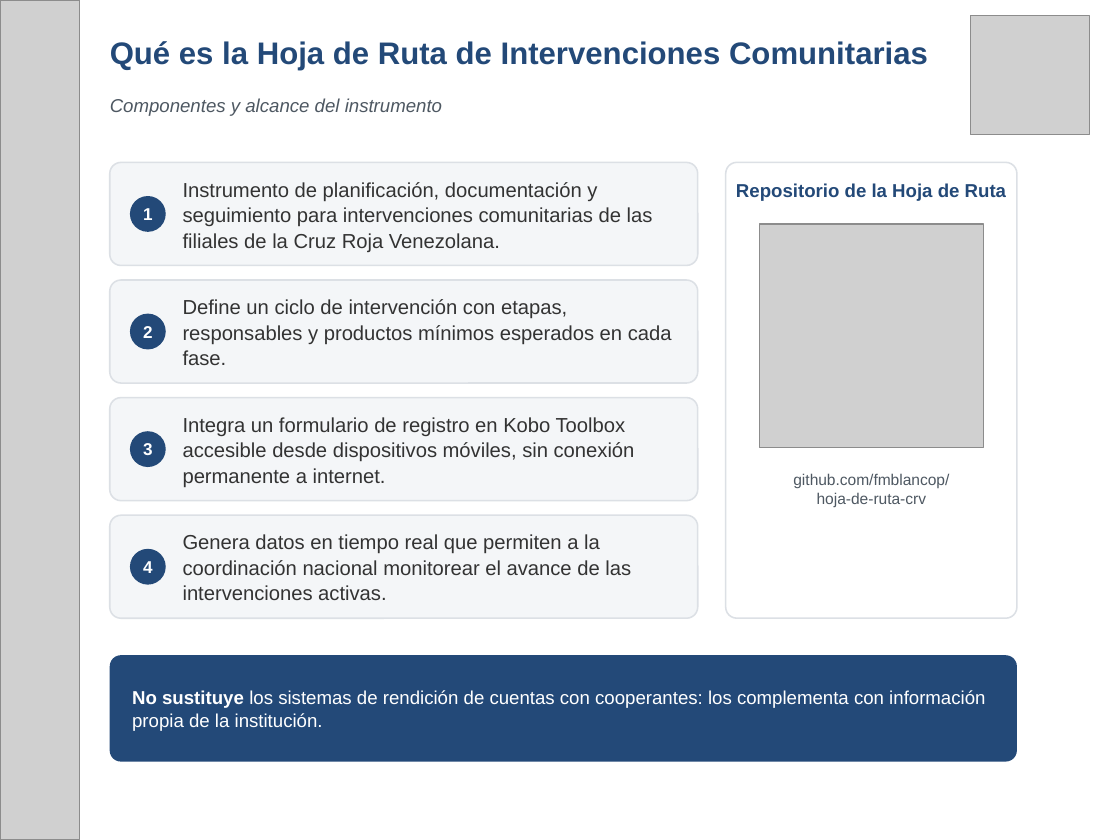
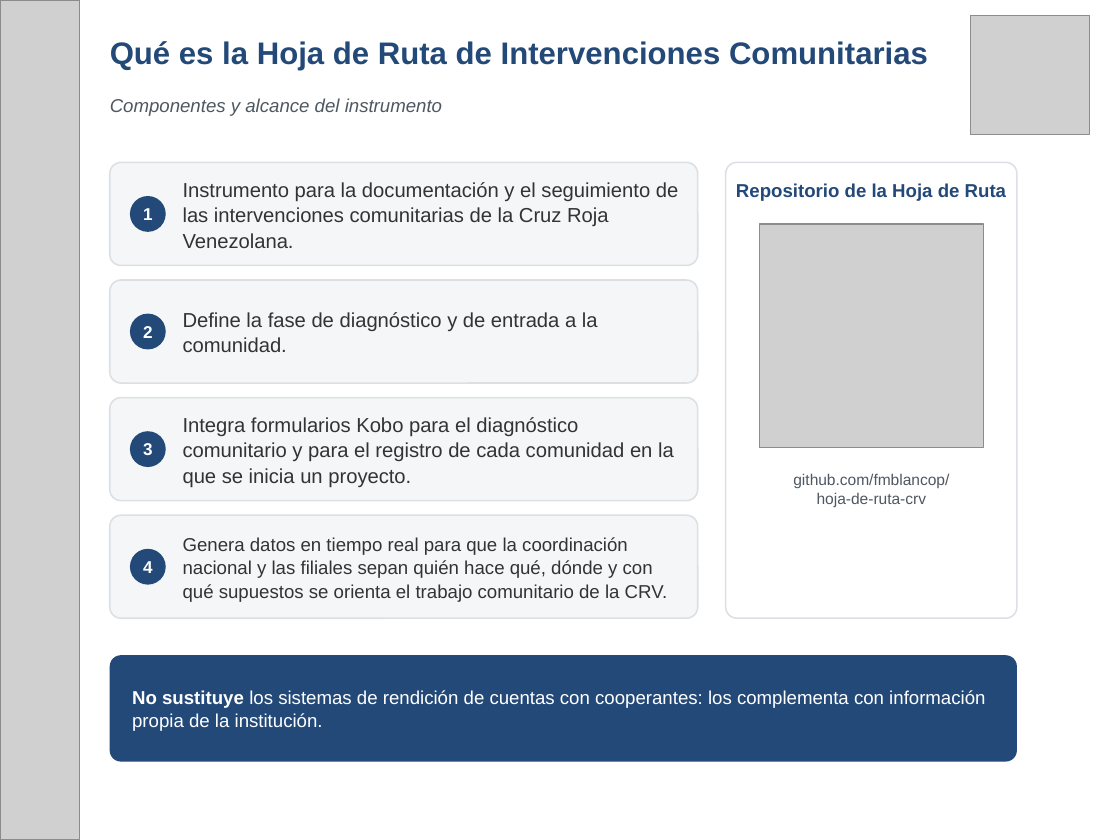
Before and after one commit to fmblancop/Hoja-de-Ruta-CRV, a slide deck: slide 4 of Hoja_de_Ruta_CRV_presentacion.pptx. Drawn at 1120x840 pixels with LibreOffice and Linux fonts; fonts in the diff are those of the drawing; grey boxes stand for pictures. Boxes give left, top, right and bottom in pixels: in the first picture for what was removed or moved away, otherwise in the second. Text is boxed around its words. In the diff, an @@ line names an element or a change of style, - is before the commit and + after.

```diff
--- a/Hoja_de_Ruta_CRV_presentacion.pptx
+++ b/Hoja_de_Ruta_CRV_presentacion.pptx
@@ text at (x1=183, y1=182, x2=679, y2=248): text changed @@
-Instrumento de planificación, documentación y seguimiento para intervenciones comunitarias de las filiales de la Cruz Roja Venezolana.
+Instrumento para la documentación y el seguimiento de las intervenciones comunitarias de la Cruz Roja Venezolana.
@@ text at (x1=183, y1=312, x2=598, y2=352): text changed @@
-Define un ciclo de intervención con etapas, responsables y productos mínimos esperados en cada fase.
+Define la fase de diagnóstico y de entrada a la comunidad.
@@ text at (x1=183, y1=417, x2=674, y2=488): text changed @@
-Integra un formulario de registro en Kobo Toolbox accesible desde dispositivos móviles, sin conexión permanente a internet.
+Integra formularios Kobo para el diagnóstico comunitario y para el registro de cada comunidad en la que se inicia un proyecto.
@@ text at (x1=183, y1=537, x2=667, y2=602): text changed; size 13 to 12 pt @@
-Genera datos en tiempo real que permiten a la coordinación nacional monitorear el avance de las intervenciones activas.
+Genera datos en tiempo real para que la coordinación nacional y las filiales sepan quién hace qué, dónde y con qué supuestos se orienta el trabajo comunitario de la CRV.
```
Also in this commit, not shown: 5 other slides changed.
